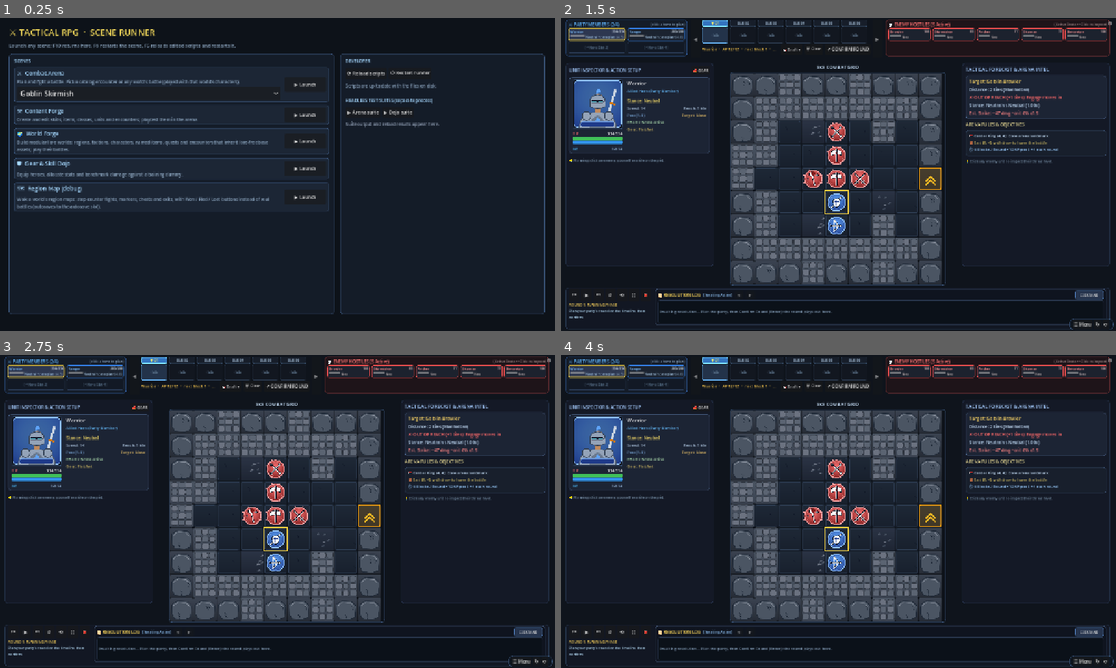
Above: before the commit, frames 1-4 (two rows, left to right).
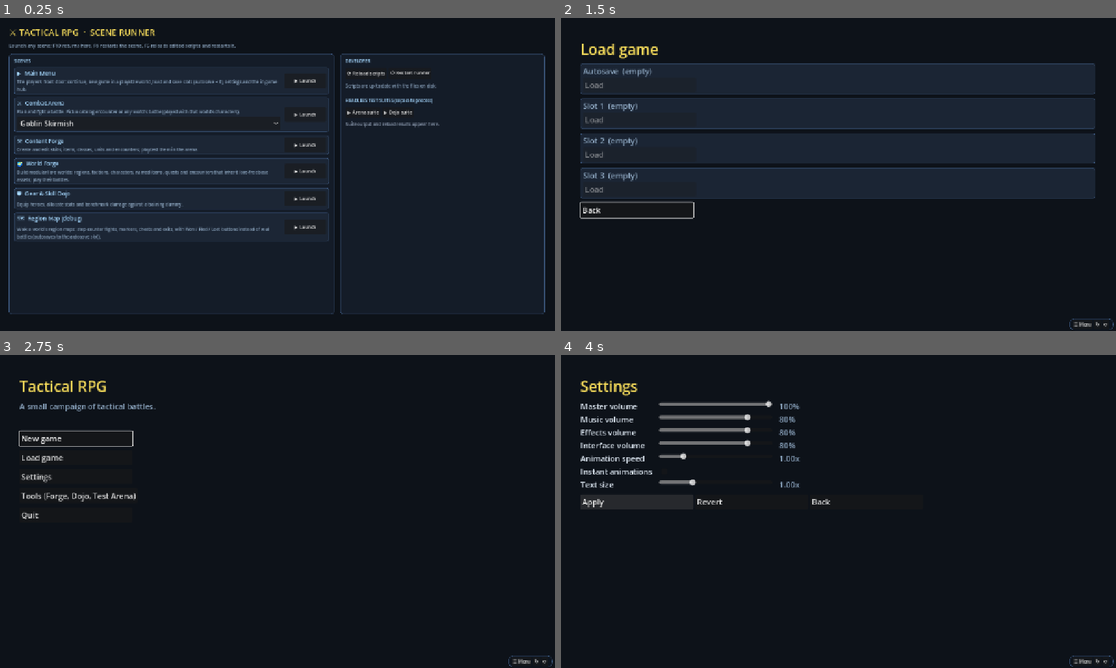
Above: after the commit, the same moments.

Repository: 6lackwin9/tactical-rpg
Game: Godot game, scene res://scenes/scene_runner.tscn
Two runs of this game, one before a commit and one after it. Both use one fixed random seed, a clock stepped at 60 frames per second and the inputs below.
Inputs (mouse positions are in pixels of both pictures, inside the frame that each line leads up to):
- Up to frame 1 (0.25 s): no input
- Up to frame 2 (1.5 s): click "▶ Launch" at 0.5 s; click (638, 121) at 1.25 s, where only the run after the commit has a clickable "Load game"
- Up to frame 3 (2.75 s): click (77, 545) at 2 s, where only the run after the commit has a clickable "Back"
- Up to frame 4 (4 s): click (638, 477) at 2.75 s, where only the run after the commit has a clickable "Settings"; click (638, 502) at 3.5 s, where only the run after the commit has a clickable "Apply"

The runs differ from the first frame. In frame 1, 6.1% of the frame differs, in the area x 2-60%, y 16-72%; in frame 2, 30%; in frame 3, 39%, in the area x 0-100%, y 0-100%; in frame 4, 39%.

Commit message:
UI1-L commit 3: main menu scene, screen views, hub into the region map; docs
scenes/main_menu.tscn (MainMenuView) renders the router's top screen (main, new game, load / save slots,
settings, hub) with a yes/no overlay and keyboard focus; a started game opens the region map (play_state),
Esc returns to the hub. Scene Runner lists Main Menu. README, GAME_BRIEF, STRUCTURE, menus README,
TASKS (UI1-L done), ROADMAP and AGENT_MAP updated.

Co-Authored-By: Claude Opus 5.5 (1M context) <noreply@anthropic.com>
Claude-Session: https://claude.ai/code/session_01MbhanN4qhrwY4JVAdpg5pM

Diff:
--- /dev/null
+++ b/scenes/main_menu.tscn
@@ -0,0 +1,12 @@
+[gd_scene format=3]
+
+[ext_resource type="Script" path="res://scripts/ui/menus/main_menu_view.gd" id="1_menu"]
+
+[node name="MainMenu" type="Control"]
+layout_mode = 3
+anchors_preset = 15
+anchor_right = 1.0
+anchor_bottom = 1.0
+grow_horizontal = 2
+grow_vertical = 2
+script = ExtResource("1_menu")
--- a/scripts/tests/menus_test_suite.gd
+++ b/scripts/tests/menus_test_suite.gd
@@ -273,13 +273,51 @@
 # Part B: router and screen models
 # ------------------------------------------------------------------------------
 
-static func _test_part_b(_tree_parent: Node) -> bool:
+static func _test_part_b(tree_parent: Node) -> bool:
 	var ok: bool = _test_router()
 	ok = _test_new_game_model() and ok
 	ok = _test_save_slots_model() and ok
 	ok = _test_hub_model() and ok
 	ok = _test_main_menu_and_settings_model() and ok
+	ok = _test_scene(tree_parent) and ok
 	return ok
+
+# Commit 3: scenes/main_menu.tscn renders every screen and drives the models (thin view).
+static func _test_scene(tree_parent: Node) -> bool:
+	var packed: PackedScene = load("res://scenes/main_menu.tscn") as PackedScene
+	var checks: Dictionary = {"scene loads": packed != null}
+	if packed == null or tree_parent == null:
+		return _report("Main menu scene (headless without a tree: load only)", checks)
+	_wipe_saves()
+	CurrentGame.end()
+	var view: MainMenuView = packed.instantiate() as MainMenuView
+	tree_parent.add_child(view)
+	var r: MenuRouter = view.router
+	checks["main screen"] = r.top() == MenuRouter.MAIN and _has_button(view, "New game") and not _has_button(view, "Continue")
+	for id: String in [MenuRouter.LOAD, MenuRouter.SETTINGS, MenuRouter.NEW_GAME]:
+		r.push(id)
+		checks["%s renders" % id] = view.get_child_count() > 0 and _has_button(view, "Back")
+	checks["new game lists the world"] = _has_button(view, "Start in MN Base")
+	view.act((r.model() as NewGameModel).choose.bind(BASE, 4))
+	checks["game scene opened"] = view.game_view != null and CurrentGame.has_game() and r.top() == MenuRouter.HUB
+	checks["back to the hub"] = view.leave_game() and view.game_view == null and _has_button(view, "Quit to main menu") and _has_button(view, "Explore")
+	CurrentGame.state().party.gold += 2
+	view.act((r.model() as HubModel).quit_to_menu)
+	checks["dirty quit shows the question"] = view.is_overlay_open() and r.is_asking()
+	view.answer(true)
+	checks["confirmed: main menu with Continue"] = not CurrentGame.has_game() and r.top() == MenuRouter.MAIN and _has_button(view, "Continue")
+	tree_parent.remove_child(view)
+	view.free()
+	CurrentGame.end()
+	_wipe_saves()
+	return _report("Commit 3: main menu scene (screens, new game into the game scene, hub, quit question)", checks)
+
+static func _has_button(root: Node, label: String) -> bool:
+	for n: Node in root.find_children("*", "Button", true, false):
+		var b: Button = n as Button
+		if b != null and b.text == label and b.is_inside_tree():
+			return true
+	return false
 
 # Records what the router emits.
 class Probe:
--- /dev/null
+++ b/scripts/ui/menus/hub_view.gd
@@ -0,0 +1,24 @@
+class_name HubView
+extends VBoxContainer
+
+# ==============================================================================
+# Tactical RPG - In-game hub view (UI1-L): where the party is, the party summary and the hub entries (party and journal
+# stay disabled until UI2-L / UI3-L add their screens); Explore returns to the game scene when it exists.
+# ==============================================================================
+
+const LABELS: Dictionary = {MenuRouter.PARTY: "Party", MenuRouter.JOURNAL: "Journal", MenuRouter.SAVE: "Save game", MenuRouter.SETTINGS: "Settings"}
+
+func build(host: MainMenuView, model: RefCounted) -> void:
+	var m: HubModel = model as HubModel
+	add_theme_constant_override("separation", 10)
+	add_child(MainMenuView.title(m.world_name()))
+	var where: String = m.location_name()
+	add_child(MainMenuView.text(where if not where.is_empty() else "On the road", UiTheme.COL_MUTED))
+	var card: VBoxContainer = UiTheme.card(self)
+	for p: Dictionary in m.party():
+		card.add_child(MainMenuView.text("%s  Lv %d%s" % [str(p["name"]), DictUtil.to_int(p["level"]), "" if DictUtil.to_bool(p["active"]) else "  (reserve)"]))
+	if ResourceLoader.exists(MainMenuView.GAME_SCENE) and CurrentGame.has_game():
+		add_child(MainMenuView.button("Explore", func() -> void: host.open_game(CurrentGame.state())))
+	for id: String in HubModel.ENTRIES:
+		add_child(MainMenuView.button(str(LABELS[id]), host.act.bind(m.open.bind(id)), m.can_open(id)))
+	add_child(MainMenuView.button("Quit to main menu", host.act.bind(m.quit_to_menu)))
--- /dev/null
+++ b/scripts/ui/menus/main_menu_view.gd
@@ -0,0 +1,280 @@
+class_name MainMenuView
+extends Control
+
+# ==============================================================================
+# Tactical RPG - Main menu host view (UI1-L commit 3; scene scenes/main_menu.tscn)
+# Thin: owns the MenuRouter, renders its top screen (main menu, new game, load / save slots, settings, hub) through the
+# per-screen views, shows the router's questions and notices as an overlay, and forwards keys (ui_cancel = Back or No).
+# A started game opens the exploration scene (EXP1 region map) when it exists; Esc there returns to the hub.
+# ==============================================================================
+
+const GAME_SCENE: String = "res://scenes/overworld/region_map_debug.tscn"
+const RUNNER_SCENE: String = "res://scenes/scene_runner.tscn"
+const BASE_FONT: int = 18
+const COL_BG: Color = Color(0.05, 0.07, 0.10, 1.0)
+
+var router: MenuRouter = null
+var game_view: Node = null
+var problems: Array[String] = []
+
+var _menu: Control = null
+var _screen: Control = null
+var _game_hint: Label = null
+var _problems: Label = null
+var _overlay: PanelContainer = null
+var _overlay_text: Label = null
+var _overlay_buttons: HBoxContainer = null
+var _notice_lines: Array[String] = []
+
+func _ready() -> void:
+	set_anchors_preset(Control.PRESET_FULL_RECT)
+	var bg := ColorRect.new()
+	bg.color = COL_BG
+	bg.set_anchors_preset(Control.PRESET_FULL_RECT)
+	add_child(bg)
+	var margin := MarginContainer.new()
+	margin.set_anchors_preset(Control.PRESET_FULL_RECT)
+	for side: String in ["left", "right", "top", "bottom"]:
+		margin.add_theme_constant_override("margin_" + side, 48)
+	add_child(margin)
+	_menu = margin
+	var col := VBoxContainer.new()
+	col.add_theme_constant_override("separation", 12)
+	margin.add_child(col)
+	_screen = VBoxContainer.new()
+	_screen.size_flags_vertical = Control.SIZE_EXPAND_FILL
+	col.add_child(_screen)
+	_problems = Label.new()
+	_problems.add_theme_color_override("font_color", UiTheme.COL_BAD)
+	_problems.autowrap_mode = TextServer.AUTOWRAP_WORD_SMART
+	col.add_child(_problems)
+	_game_hint = text("Esc: back to the hub", UiTheme.COL_MUTED, false)
+	_game_hint.set_anchors_preset(Control.PRESET_BOTTOM_RIGHT)
+	_game_hint.grow_horizontal = Control.GROW_DIRECTION_BEGIN
+	_game_hint.grow_vertical = Control.GROW_DIRECTION_BEGIN
+	_game_hint.offset_right = -16
+	_game_hint.offset_bottom = -12
+	_game_hint.visible = false
+	add_child(_game_hint)
+	_build_overlay()
+	apply_text_scale()
+	router = MenuRouter.new()
+	router.changed.connect(render)
+	router.confirm_needed.connect(_on_confirm_needed)
+	router.notice.connect(_on_notice)
+	router.game_started.connect(open_game)
+	router.quit_requested.connect(_on_quit)
+	render()
+
+# The theme's default font size follows the `ui/text_scale` setting.
+func apply_text_scale() -> void:
+	var t := Theme.new()
+	t.default_font_size = roundi(BASE_FONT * DictUtil.to_float(SettingsFile.get_value("ui/text_scale", 1.0), 1.0))
+	theme = t
+
+# ------------------------------------------------------------------------------
+# Rendering
+# ------------------------------------------------------------------------------
+
+func render() -> void:
+	if _screen == null:
+		return
+	UiTheme.clear_children(_screen)
+	var id: String = router.top()
+	var view: Control = null
+	match id:
+		MenuRouter.MAIN:
+			view = MainScreenView.new()
+		MenuRouter.NEW_GAME:
+			view = NewGameView.new()
+		MenuRouter.LOAD, MenuRouter.SAVE:
+			view = SaveSlotsView.new()
+		MenuRouter.SETTINGS:
+			view = SettingsView.new()
+		MenuRouter.HUB:
+			view = HubView.new()
+	if view == null:
+		return
+	view.size_flags_vertical = Control.SIZE_EXPAND_FILL
+	_screen.add_child(view)
+	view.call("build", self, router.model())
+	_show_problems()
+	focus_first(view)
+
+func show_problems(list: Array[String]) -> void:
+	problems = list
+	_show_problems()
+
+func _show_problems() -> void:
+	if _problems != null:
+		_problems.text = "\n".join(PackedStringArray(problems))
+
+# Runs a model action and shows its problems (an empty list clears them).
+func act(action: Callable) -> void:
+	var res: Variant = action.call()
+	var list: Array[String] = []
+	if res is Array:
+		list.assign(res)
+	show_problems(list)
+
+static func title(text: String) -> Label:
+	var l := Label.new()
+	l.text = text
+	l.add_theme_font_size_override("font_size", 34)
+	l.add_theme_color_override("font_color", UiTheme.COL_TITLE)
+	return l
+
+static func text(value: String, color: Color = UiTheme.COL_TEXT, wrap: bool = true) -> Label:
+	var l := Label.new()
+	l.text = value
+	l.add_theme_color_override("font_color", color)
+	l.autowrap_mode = TextServer.AUTOWRAP_WORD_SMART if wrap else TextServer.AUTOWRAP_OFF
+	return l
+
+# A keyboard-focusable button (ui_accept presses it; arrows and Tab move between buttons).
+static func button(label: String, callback: Callable, enabled: bool = true) -> Button:
+	var b := Button.new()
+	b.text = label
+	b.focus_mode = Control.FOCUS_ALL
+	b.disabled = not enabled
+	b.custom_minimum_size = Vector2(260, 0)
+	b.alignment = HORIZONTAL_ALIGNMENT_LEFT
+	b.size_flags_horizontal = Control.SIZE_SHRINK_BEGIN
+	b.pressed.connect(callback)
+	return b
+
+static func focus_first(root: Node) -> void:
+	for child: Node in root.find_children("*", "BaseButton", true, false):
+		var b: BaseButton = child as BaseButton
+		if b != null and not b.disabled and b.is_visible_in_tree():
+			MainMenuView._focus.call_deferred(b)
+			return
+
+static func _focus(target: Variant) -> void:
+	if not is_instance_valid(target):
+		return
+	var b: Control = target as Control
+	if b != null and b.is_inside_tree() and b.is_visible_in_tree():
+		b.grab_focus()
+
+# ------------------------------------------------------------------------------
+# Questions and notices
+# ------------------------------------------------------------------------------
+
+func _build_overlay() -> void:
+	_overlay = PanelContainer.new()
+	_overlay.add_theme_stylebox_override("panel", UiTheme.box(UiTheme.COL_PANEL_BG, UiTheme.COL_TITLE, 6, 24, 18, 2))
+	_overlay.set_anchors_preset(Control.PRESET_CENTER)
+	_overlay.visible = false
+	add_child(_overlay)
+	var v := VBoxContainer.new()
+	v.add_theme_constant_override("separation", 14)
+	_overlay.add_child(v)
+	_overlay_text = text("")
+	_overlay_text.custom_minimum_size = Vector2(420, 0)
+	v.add_child(_overlay_text)
+	_overlay_buttons = HBoxContainer.new()
+	v.add_child(_overlay_buttons)
+
+func is_overlay_open() -> bool:
+	return _overlay != null and _overlay.visible
+
+func _open_overlay(message: String, buttons: Array[Button]) -> void:
+	_overlay_text.text = message
+	UiTheme.clear_children(_overlay_buttons)
+	for b: Button in buttons:
+		b.custom_minimum_size = Vector2(120, 0)
+		_overlay_buttons.add_child(b)
+	_overlay.visible = true
+	_overlay.reset_size()
+	_overlay.position = (size - _overlay.size) / 2.0
+	MainMenuView._focus.call_deferred(buttons[0])
+
+func _on_confirm_needed(message: String) -> void:
+	_open_overlay(message, [button("Yes", answer.bind(true)), button("No", answer.bind(false))] as Array[Button])
+
+# Answers the open question (Yes runs the pending action) or closes a notice.
+func answer(yes: bool) -> void:
+	_overlay.visible = false
+	if router.is_asking():
+		if yes:
+			router.confirm()
+		else:
+			router.decline()
+		var m: RefCounted = router.model()
+		if m != null and "last_errors" in m:
+			var errs: Array[String] = []
+			errs.assign(DictUtil.array_of(m.get("last_errors")))
+			show_problems(errs)
+	if not _notice_lines.is_empty():
+		_show_next_notice()
+	elif game_view == null:
+		focus_first(_screen)
+
+func _on_notice(lines: Array[String]) -> void:
+	_notice_lines.append_array(lines)
+	if not is_overlay_open():
+		_show_next_notice()
+
+func _show_next_notice() -> void:
+	var lines: Array[String] = _notice_lines.duplicate()
+	_notice_lines.clear()
+	_open_overlay("Before you continue:\n" + "\n".join(PackedStringArray(lines)), [button("OK", answer.bind(true))] as Array[Button])
+
+# ------------------------------------------------------------------------------
+# Game scene, quit, tools
+# ------------------------------------------------------------------------------
+
+func open_game(gs: GameState) -> void:
+	if not ResourceLoader.exists(GAME_SCENE):
+		return   # rule 9: stay on the hub until the exploration scene exists
+	var packed: PackedScene = load(GAME_SCENE) as PackedScene
+	var node: Node = packed.instantiate() if packed != null else null
+	if node == null or not node.has_method("play_state"):
+		return
+	game_view = node
+	add_child(game_view)
+	move_child(game_view, _game_hint.get_index())
+	_menu.visible = false
+	_game_hint.visible = true
+	game_view.call("play_state", gs)
+
+# Back from the game scene to the hub (refused while a fight, conversation or shop waits).
+func leave_game() -> bool:
+	if game_view == null:
+		return false
+	if game_view.has_method("busy") and DictUtil.to_bool(game_view.call("busy")):
+		show_problems(["Finish the fight or conversation first."] as Array[String])
+		return false
+	remove_child(game_view)
+	game_view.queue_free()
+	game_view = null
+	_menu.visible = true
+	_game_hint.visible = false
+	render()
+	return true
+
+func open_tools() -> void:
+	var host: Node = get_parent()
+	if host != null and host.has_method("back_to_menu"):
+		host.call("back_to_menu")
+	elif ResourceLoader.exists(RUNNER_SCENE):
+		var _err: Error = get_tree().change_scene_to_file(RUNNER_SCENE)
+
+func _on_quit() -> void:
+	var host: Node = get_parent()
+	if host != null and host.has_method("back_to_menu"):
+		host.call("back_to_menu")
+	else:
+		get_tree().quit()
+
+func _unhandled_input(event: InputEvent) -> void:
+	if not event.is_action_pressed("ui_cancel"):
+		return
+	if is_overlay_open():
+		answer(false)
+	elif game_view != null:
+		var _left: bool = leave_game()
+	else:
+		router.pop()
+	accept_event()
--- /dev/null
+++ b/scripts/ui/menus/main_screen_view.gd
@@ -0,0 +1,23 @@
+class_name MainScreenView
+extends VBoxContainer
+
+# ==============================================================================
+# Tactical RPG - Main menu screen view (UI1-L): renders MainMenuModel and forwards the buttons.
+# ==============================================================================
+
+func build(host: MainMenuView, model: RefCounted) -> void:
+	var m: MainMenuModel = model as MainMenuModel
+	add_theme_constant_override("separation", 10)
+	add_child(MainMenuView.title("Tactical RPG"))
+	add_child(MainMenuView.text("A small campaign of tactical battles.", UiTheme.COL_MUTED))
+	var gap := Control.new()
+	gap.custom_minimum_size = Vector2(0, 24)
+	add_child(gap)
+	if m.can_continue():
+		add_child(MainMenuView.button("Continue", host.act.bind(m.continue_game)))
+	add_child(MainMenuView.button("New game", m.open.bind(MenuRouter.NEW_GAME)))
+	add_child(MainMenuView.button("Load game", m.open.bind(MenuRouter.LOAD)))
+	add_child(MainMenuView.button("Settings", m.open.bind(MenuRouter.SETTINGS)))
+	if m.show_tools():
+		add_child(MainMenuView.button("Tools (Forge, Dojo, Test Arena)", host.open_tools))
+	add_child(MainMenuView.button("Quit", host.act.bind(m.quit_requested)))
--- a/scripts/ui/menus/new_game_model.gd
+++ b/scripts/ui/menus/new_game_model.gd
@@ -19,8 +19,8 @@
 		var party: Array[Dictionary] = []
 		for unit_id: String in WorldCatalog.start_party(w):
 			var e: Dictionary = ContentCatalog.get_entry("units", unit_id)
-			var cls: Dictionary = ContentCatalog.get_entry("classes", str(e.get("class", "")))
-			party.append({"unit": unit_id, "name": str(e.get("name", unit_id)), "class": str(cls.get("name", e.get("class", ""))), "level": DictUtil.to_int(e.get("level", 1), 1)})
+			var cls: Dictionary = ContentCatalog.get_entry("classes", str(e.get("class_id", "")))
+			party.append({"unit": unit_id, "name": str(e.get("name", unit_id)), "class": str(cls.get("name", e.get("class_id", ""))), "level": DictUtil.to_int(e.get("level", 1), 1)})
 		out.append({"id": w, "name": str(m.get("name", w)), "tagline": str(m.get("tagline", "")), "party": party})
 	return out
 
--- /dev/null
+++ b/scripts/ui/menus/new_game_view.gd
@@ -0,0 +1,27 @@
+class_name NewGameView
+extends VBoxContainer
+
+# ==============================================================================
+# Tactical RPG - New game view (UI1-L): one card per playable world with its fixed starting party; Start = choose().
+# ==============================================================================
+
+func build(host: MainMenuView, model: RefCounted) -> void:
+	var m: NewGameModel = model as NewGameModel
+	add_theme_constant_override("separation", 10)
+	add_child(MainMenuView.title("New game"))
+	var worlds: Array[Dictionary] = m.worlds()
+	if worlds.is_empty():
+		add_child(MainMenuView.text("No world is playable yet (a world needs a start party and a start location).", UiTheme.COL_WARN))
+	for w: Dictionary in worlds:
+		var card: VBoxContainer = UiTheme.card(self)
+		card.add_child(MainMenuView.text(str(w["name"]), UiTheme.COL_HEADER))
+		if not str(w["tagline"]).is_empty():
+			card.add_child(MainMenuView.text(str(w["tagline"]), UiTheme.COL_MUTED))
+		var names: PackedStringArray = PackedStringArray()
+		for raw: Variant in DictUtil.array_of(w["party"]):
+			var p: Dictionary = DictUtil.dict_of(raw)
+			var cls: String = str(p["class"])
+			names.append("%s (%sLv %d)" % [str(p["name"]), "" if cls.is_empty() or cls == str(p["name"]) else cls + ", ", DictUtil.to_int(p["level"])])
+		card.add_child(MainMenuView.text("Party: " + ", ".join(names)))
+		card.add_child(MainMenuView.button("Start in %s" % str(w["name"]), host.act.bind(m.choose.bind(str(w["id"]), -1))))
+	add_child(MainMenuView.button("Back", host.router.pop))
--- /dev/null
+++ b/scripts/ui/menus/save_slots_view.gd
@@ -0,0 +1,38 @@
+class_name SaveSlotsView
+extends VBoxContainer
+
+# ==============================================================================
+# Tactical RPG - Save / load slots view (UI1-L): one row per slot (autosave, 1-3) with its header from peek; Load or
+# Save plus Delete per row.
+# ==============================================================================
+
+func build(host: MainMenuView, model: RefCounted) -> void:
+	var m: SaveSlotsModel = model as SaveSlotsModel
+	add_theme_constant_override("separation", 10)
+	add_child(MainMenuView.title("Save game" if m.saving else "Load game"))
+	for row: Dictionary in m.rows():
+		var card: VBoxContainer = UiTheme.card(self)
+		var status: String = str(row["status"])
+		var head: String = str(row["label"])
+		match status:
+			"empty":
+				head += "  (empty)"
+			"ok":
+				head += "  %s  ·  %s" % [str(row["world"]), str(row["saved_at"])]
+			_:
+				head += "  (%s)" % status
+		card.add_child(MainMenuView.text(head, UiTheme.COL_HEADER if status == "ok" else UiTheme.COL_MUTED))
+		if status == "ok":
+			var where: String = str(row["location"])
+			card.add_child(MainMenuView.text(("%s  ·  " % where if not where.is_empty() else "") + str(row["party"])))
+		var buttons := HBoxContainer.new()
+		card.add_child(buttons)
+		var slot: int = DictUtil.to_int(row["slot"])
+		if m.saving:
+			if DictUtil.to_bool(row["can_save"]):
+				buttons.add_child(MainMenuView.button("Save here", host.act.bind(m.save.bind(slot))))
+		else:
+			buttons.add_child(MainMenuView.button("Load", host.act.bind(m.load.bind(slot)), DictUtil.to_bool(row["can_load"])))
+		if DictUtil.to_bool(row["can_delete"]) and slot != SaveGame.AUTOSAVE_SLOT:
+			buttons.add_child(MainMenuView.button("Delete", host.act.bind(m.delete.bind(slot))))
+	add_child(MainMenuView.button("Back", host.router.pop))
--- /dev/null
+++ b/scripts/ui/menus/settings_view.gd
@@ -0,0 +1,52 @@
+class_name SettingsView
+extends VBoxContainer
+
+# ==============================================================================
+# Tactical RPG - Settings view (UI1-L): one slider or checkbox per SettingsFile key on the model's draft; Apply writes
+# the file (and rescales the menu text), Revert drops the draft, Back asks when the draft changed.
+# ==============================================================================
+
+func build(host: MainMenuView, model: RefCounted) -> void:
+	var m: SettingsModel = model as SettingsModel
+	add_theme_constant_override("separation", 10)
+	add_child(MainMenuView.title("Settings"))
+	var grid := GridContainer.new()
+	grid.columns = 3
+	grid.add_theme_constant_override("h_separation", 16)
+	add_child(grid)
+	for key: String in m.keys():
+		var spec: Dictionary = DictUtil.dict_of(SettingsFile.KEYS[key])
+		grid.add_child(MainMenuView.text(str(SettingsModel.LABELS.get(key, key)), UiTheme.COL_TEXT, false))
+		if DictUtil.to_int(spec["type"]) == TYPE_BOOL:
+			var box := CheckBox.new()
+			box.button_pressed = DictUtil.to_bool(m.value(key))
+			box.toggled.connect(func(on: bool) -> void:
+				var _e: Array[String] = m.set_value(key, on))
+			grid.add_child(box)
+			grid.add_child(Control.new())
+			continue
+		var slider := HSlider.new()
+		slider.min_value = DictUtil.to_float(spec["min"])
+		slider.max_value = DictUtil.to_float(spec["max"])
+		slider.step = 0.05
+		slider.value = DictUtil.to_float(m.value(key))
+		slider.custom_minimum_size = Vector2(260, 0)
+		slider.focus_mode = Control.FOCUS_ALL
+		var shown: Label = MainMenuView.text(_fmt(key, slider.value), UiTheme.COL_MUTED, false)
+		slider.value_changed.connect(func(v: float) -> void:
+			var _e: Array[String] = m.set_value(key, v)
+			shown.text = _fmt(key, v))
+		grid.add_child(slider)
+		grid.add_child(shown)
+	var buttons := HBoxContainer.new()
+	add_child(buttons)
+	buttons.add_child(MainMenuView.button("Apply", func() -> void:
+		host.act(m.apply)
+		host.apply_text_scale()))
+	buttons.add_child(MainMenuView.button("Revert", func() -> void:
+		m.revert()
+		host.render()))
+	buttons.add_child(MainMenuView.button("Back", host.router.pop))
+
+static func _fmt(key: String, v: float) -> String:
+	return "%.2fx" % v if key.begins_with("anim/") or key.begins_with("ui/") else "%d%%" % roundi(v * 100.0)
--- a/scripts/ui/overworld/region_map_view.gd
+++ b/scripts/ui/overworld/region_map_view.gd
@@ -112,6 +112,14 @@
 	_handle(ExploreRunner.begin(gs))
 	return errors
 
+# Plays an existing game (the main menu's new or loaded game, UI1-L): resumes at its location, or enters the start
+# location when it has none yet.
+func play_state(state: GameState) -> void:
+	gs = state
+	pending_fight = {}
+	_close_panels()
+	_handle(ExploreRunner.begin(gs) if gs.location_id.is_empty() else ExploreRunner.resume(gs))
+
 func _unhandled_input(event: InputEvent) -> void:
 	if not (event is InputEventKey) or not event.is_pressed() or event.is_echo():
 		return
@@ -233,6 +241,8 @@
 	if gs == null or not pending_fight.is_empty():
 		return
 	var errors: Array[String] = SaveGame.write(gs, DEBUG_SLOT)
+	if errors.is_empty() and CurrentGame.state() == gs:
+		CurrentGame.mark_saved(DEBUG_SLOT)
 	if not errors.is_empty():
 		_note("Autosave refused: %s" % "; ".join(PackedStringArray(errors)))
 
--- a/scripts/ui/runner/scene_runner.gd
+++ b/scripts/ui/runner/scene_runner.gd
@@ -21,6 +21,8 @@
 # Known scenes: shown first, with descriptions. Anything else under res://scenes
 # that isn't hidden is listed under "Other scenes".
 const SCENES: Array[Dictionary] = [
+	{"path": "res://scenes/main_menu.tscn", "name": "Main Menu", "icon": "▶",
+		"desc": "The player's front door: continue, new game in a playable world, load and save slots (autosave + 3), settings and the in-game hub."},
 	{"path": "res://scenes/combat_arena.tscn", "name": "Combat Arena", "icon": "⚔",
 		"desc": "Plan and fight a battle. Pick a catalog encounter or any world's battle (played with that world's characters).", "encounters": true},
 	{"path": "res://scenes/content_forge.tscn", "name": "Content Forge", "icon": "⚒",
Not shown, added: scripts/ui/menus/hub_view.gd.uid
Not shown, added: scripts/ui/menus/main_menu_view.gd.uid
Not shown, added: scripts/ui/menus/main_screen_view.gd.uid
Not shown, added: scripts/ui/menus/new_game_view.gd.uid
Not shown, added: scripts/ui/menus/save_slots_view.gd.uid
Not shown, added: scripts/ui/menus/settings_view.gd.uid
Not shown, changed: docs/AGENT_MAP.md
Not shown, changed: docs/GAME_BRIEF.md
Not shown, changed: docs/ROADMAP.md
Not shown, changed: docs/STRUCTURE.md
Not shown, changed: docs/TASKS.md
Not shown, changed: docs/archive/TASKS_DONE.md
